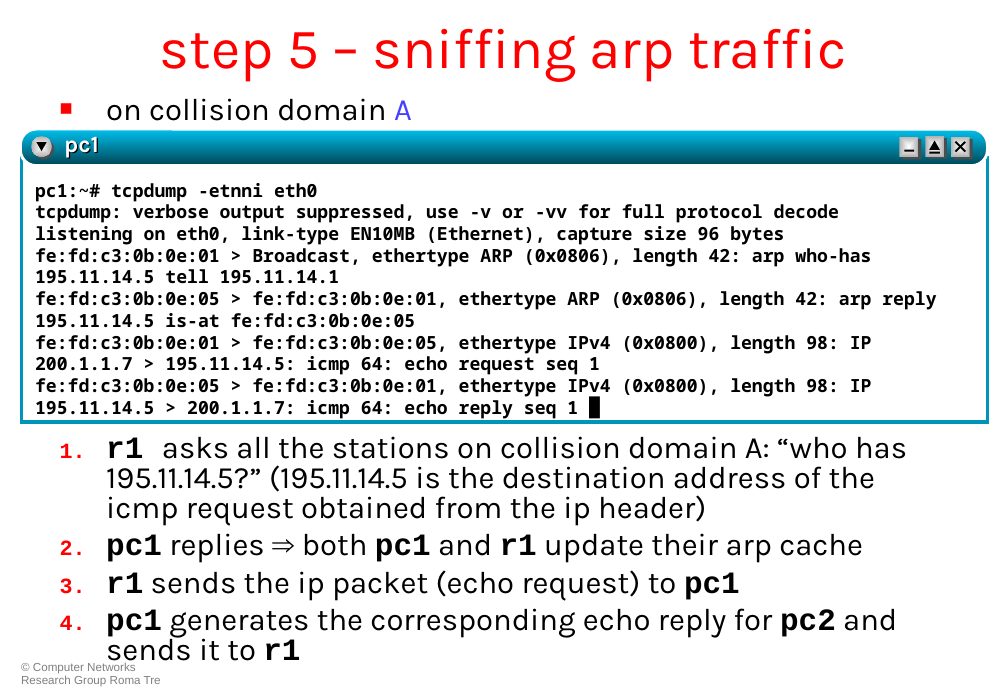
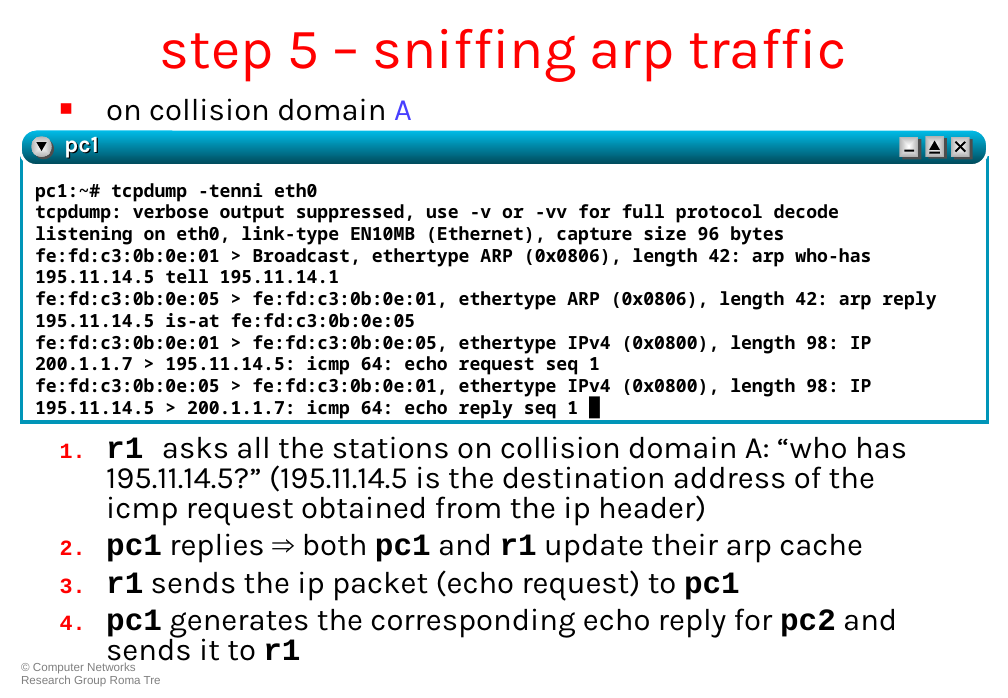
Before and after one commit to KatharaFramework/Kathara-Labs, a slide deck: slide 20 of Basic Topics/ARP/005-kathara-lab_arp.ppt. Drawn at 1008x698 pixels with LibreOffice and Linux fonts; fonts in the diff are those of the drawing. Boxes give left, top, right and bottom in pixels: in the first picture for what was removed or moved away, otherwise in the second. Text is boxed around its words. In the diff, an @@ line names an element or a change of style, - is before the commit and + after.

Commit message:
upload arp slide with new tcpdump command

```diff
--- a/Basic Topics/ARP/005-kathara-lab_arp.ppt
+++ b/Basic Topics/ARP/005-kathara-lab_arp.ppt
@@ text at bbox=[35, 183, 317, 202]: text changed @@
-pc1:~# tcpdump -etnni eth0
+pc1:~# tcpdump -tenni eth0
```
Also in this commit, not shown: 4 other slides changed, 1 other file.
